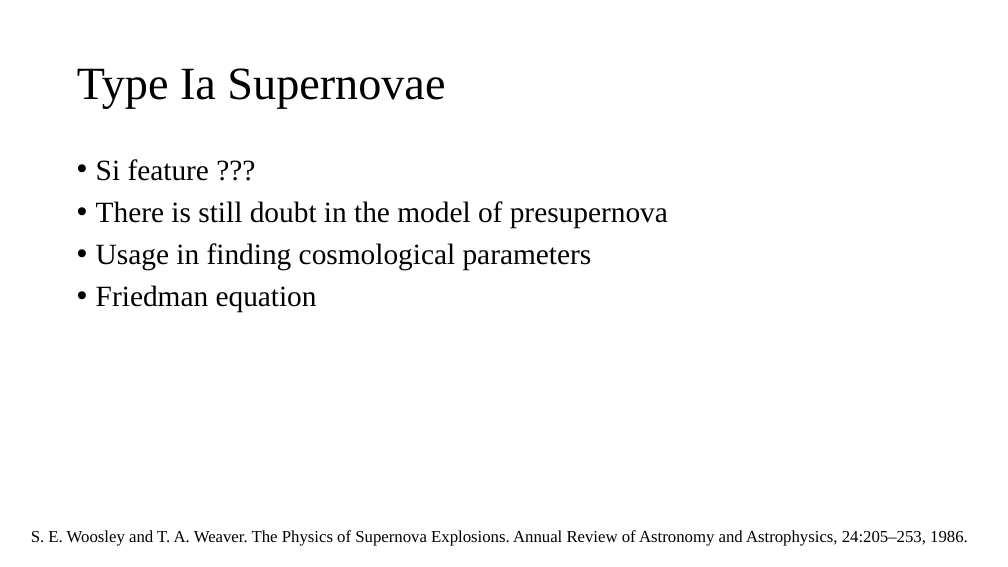
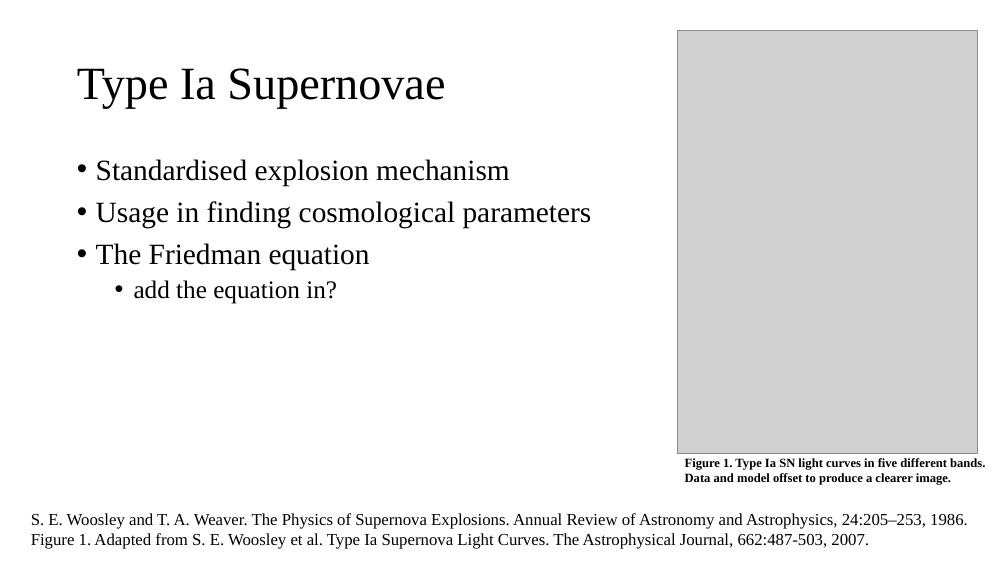
Before and after one commit to cao-jacky/degree_level3, a slide deck: slide 4 of physics_problem_solving/supernova_cosmology_jacky_cao.pptx. Drawn at 1008x567 pixels with LibreOffice and Linux fonts; fonts in the diff are those of the drawing; grey boxes stand for pictures. Boxes give left, top, right and bottom in pixels: in the first picture for what was removed or moved away, otherwise in the second. Text is boxed around its words. In the diff, an @@ line names an element or a change of style, - is before the commit and + after.

```diff
--- a/physics_problem_solving/supernova_cosmology_jacky_cao.pptx
+++ b/physics_problem_solving/supernova_cosmology_jacky_cao.pptx
@@ picture added at <box>678,30,978,454</box> @@
@@ text at <box>96,159,510,186</box>: text changed @@
-• Si feature ???
-• There is still doubt in the model of presupernova
+• Standardised explosion mechanism
@@ text at <box>96,243,370,304</box>: text changed @@
-• Friedman equation
+• The Friedman equation
+  • add the equation in?
@@ text added at <box>685,458,985,485</box>, 12 pt, text #000000, bold @@
+Figure 1. Type Ia SN light curves in five different bands.
+Data and model offset to produce a clearer image.
@@ text "S. E. Woosley and T. ...": place and size @@
-text "S. E. Woosley and T. ..." at <box>31,530,968,546</box>
+text "S. E. Woosley and T. ..." at <box>31,513,968,549</box>
@@ text at <box>31,533,869,549</box>: paragraph added @@
+Figure 1. Adapted from S. E. Woosley et al. Type Ia Supernova Light Curves. The Astrophysical Journal, 662:487-503, 2007.
```
Also in this commit, not shown: 3 other slides changed.
